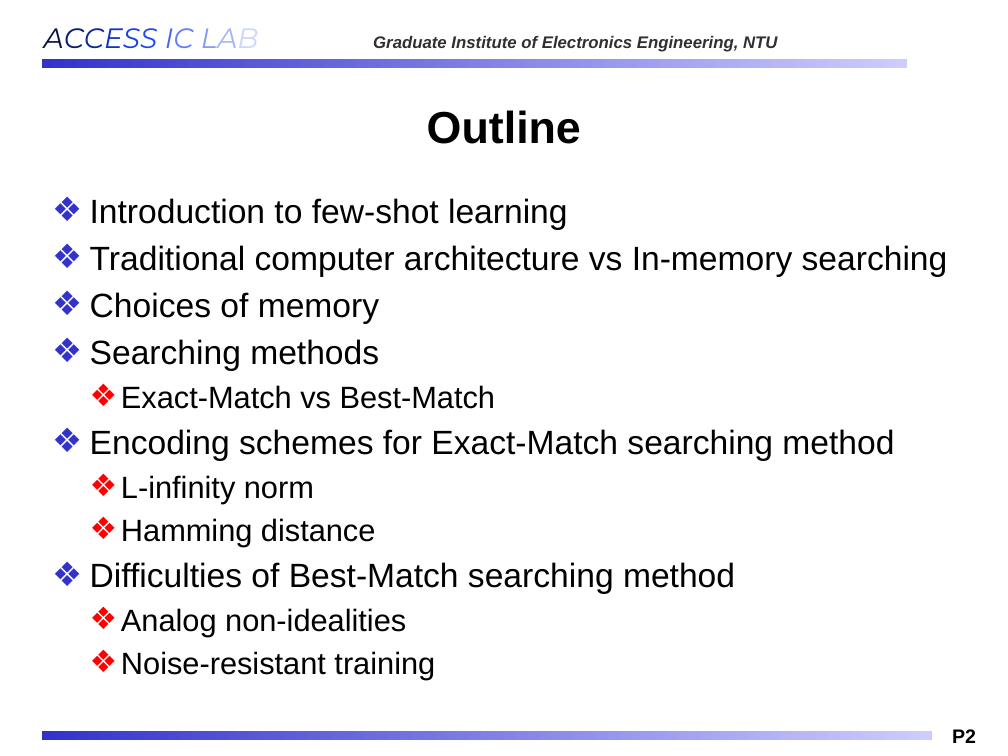
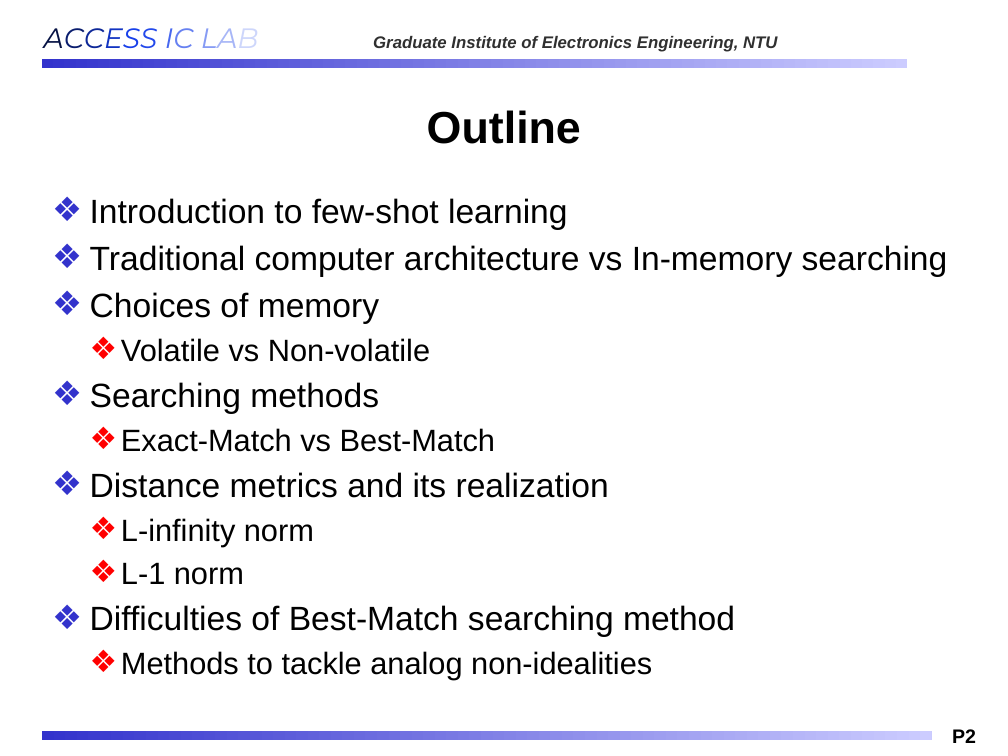
Before and after one commit to Oniontow/AndyWu_Project, a slide deck: slide 2 of IMS_NEW.pptx. Drawn at 1008x756 pixels with LibreOffice and Linux fonts; fonts in the diff are those of the drawing; background and template pictures are left out. Boxes give left, top, right and bottom in pixels: in the first picture for what was removed or moved away, otherwise in the second. Text is boxed around its words. In the diff, an @@ line names an element or a change of style, - is before the commit and + after.

```diff
--- a/IMS_NEW.pptx
+++ b/IMS_NEW.pptx
@@ text at bbox=[121, 338, 430, 362]: paragraph added @@
+  ❖ Volatile vs Non-volatile
@@ text at bbox=[90, 472, 609, 498]: text changed @@
-❖ Encoding schemes for Exact-Match searching method
+❖ Distance metrics and its realization
@@ text at bbox=[121, 562, 244, 585]: text changed @@
-  ❖ Hamming distance
+  ❖ L-1 norm
@@ text at bbox=[121, 651, 652, 680]: text changed @@
-  ❖ Analog non-idealities
-  ❖ Noise-resistant training
+  ❖ Methods to tackle analog non-idealities
```
Also in this commit, not shown: 2 other slides changed, 2 slides added, 1 slide removed, 2 other files.
